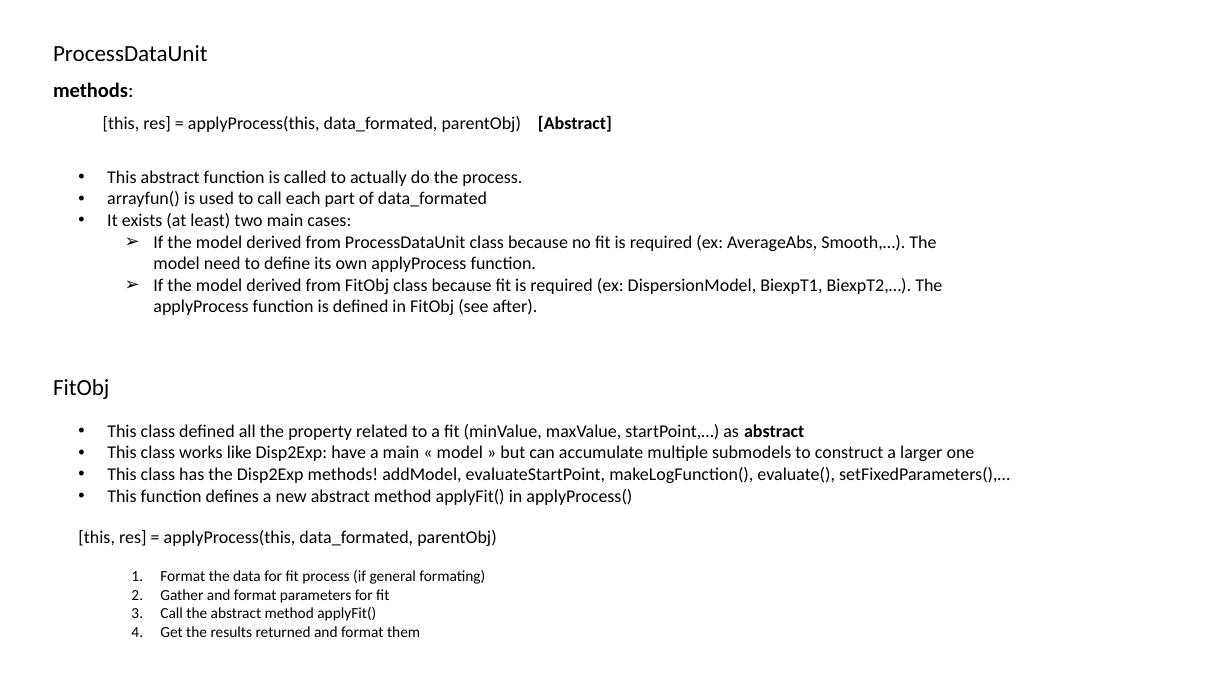
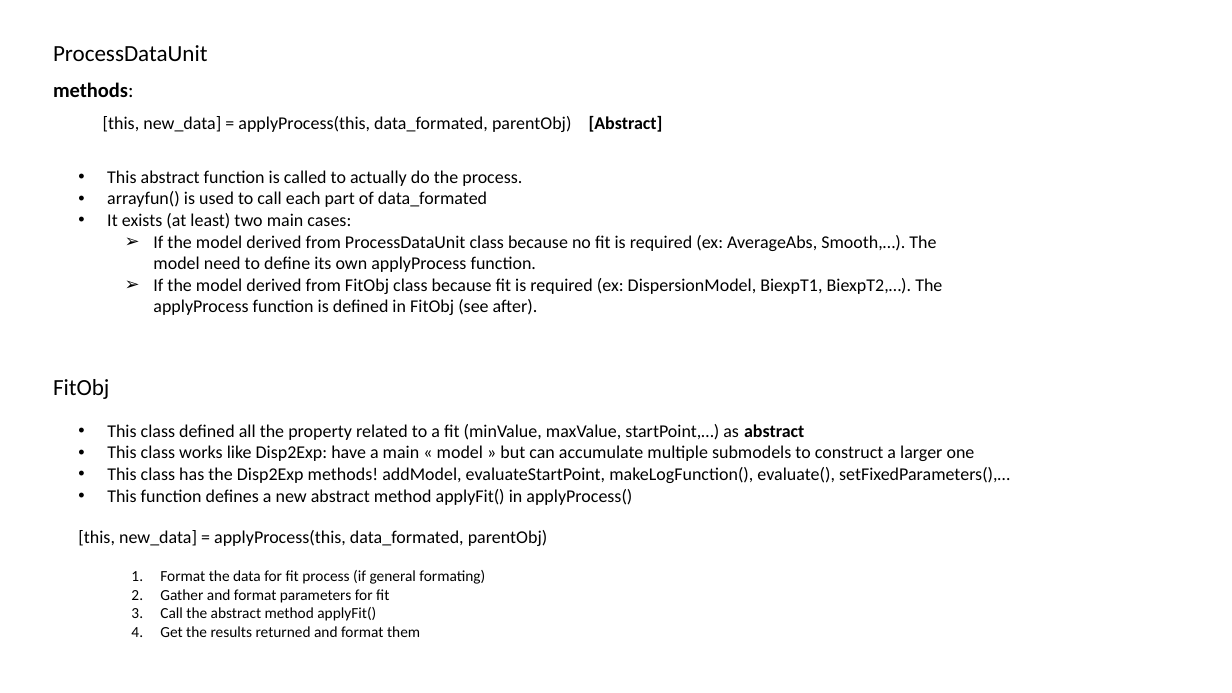
Before and after one commit to ManuIdentiFY/FitLike2, a slide deck: slide 10 of Program structure.pptx. Drawn at 1232x693 pixels with LibreOffice and Linux fonts; fonts in the diff are those of the drawing. Boxes give left, top, right and bottom in pixels: in the first picture for what was removed or moved away, otherwise in the second. Text is boxed around its words. In the diff, an @@ line names an element or a change of style, - is before the commit and + after.

Commit message:
Update pptx

```diff
--- a/Program structure.pptx
+++ b/Program structure.pptx
@@ text at (x1=103, y1=116, x2=663, y2=132): text changed @@
-[this, res] = applyProcess(this, data_formated, parentObj) [Abstract]
+[this, new_data] = applyProcess(this, data_formated, parentObj) [Abstract]
@@ text at (x1=78, y1=530, x2=547, y2=546): text changed @@
-[this, res] = applyProcess(this, data_formated, parentObj)
+[this, new_data] = applyProcess(this, data_formated, parentObj)
```
Also in this commit, not shown: 1 slide added.
